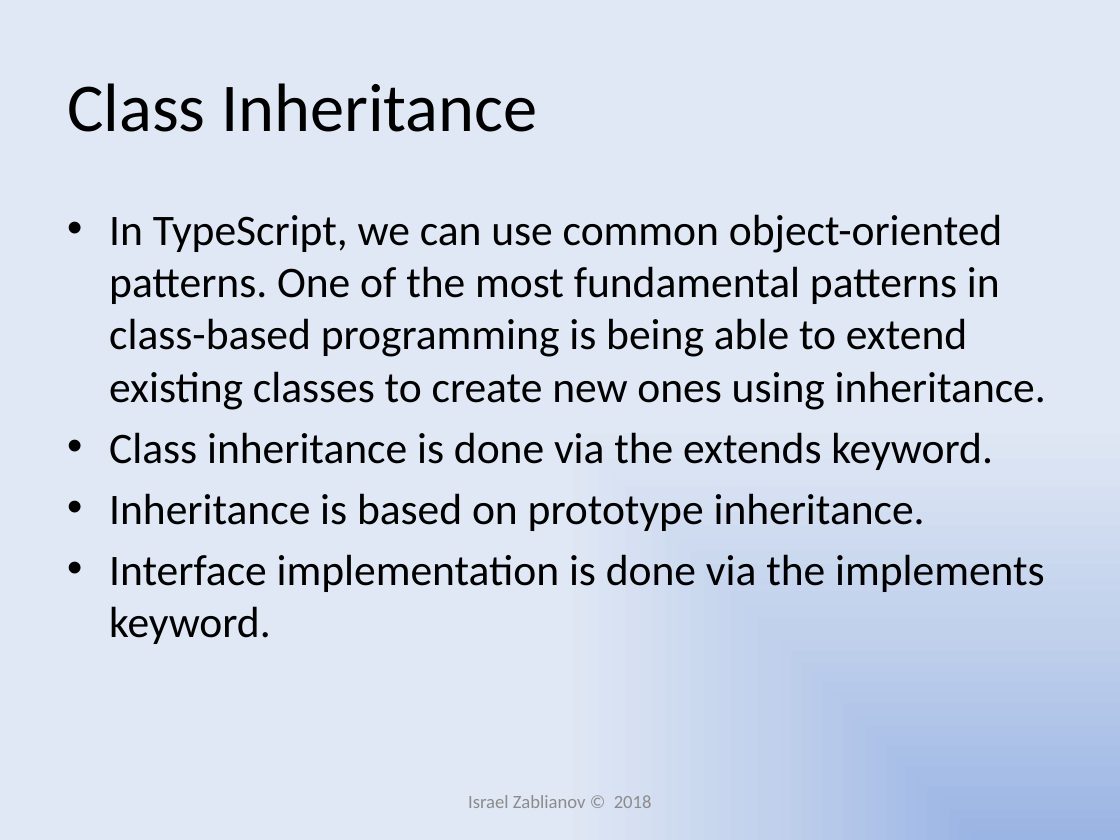
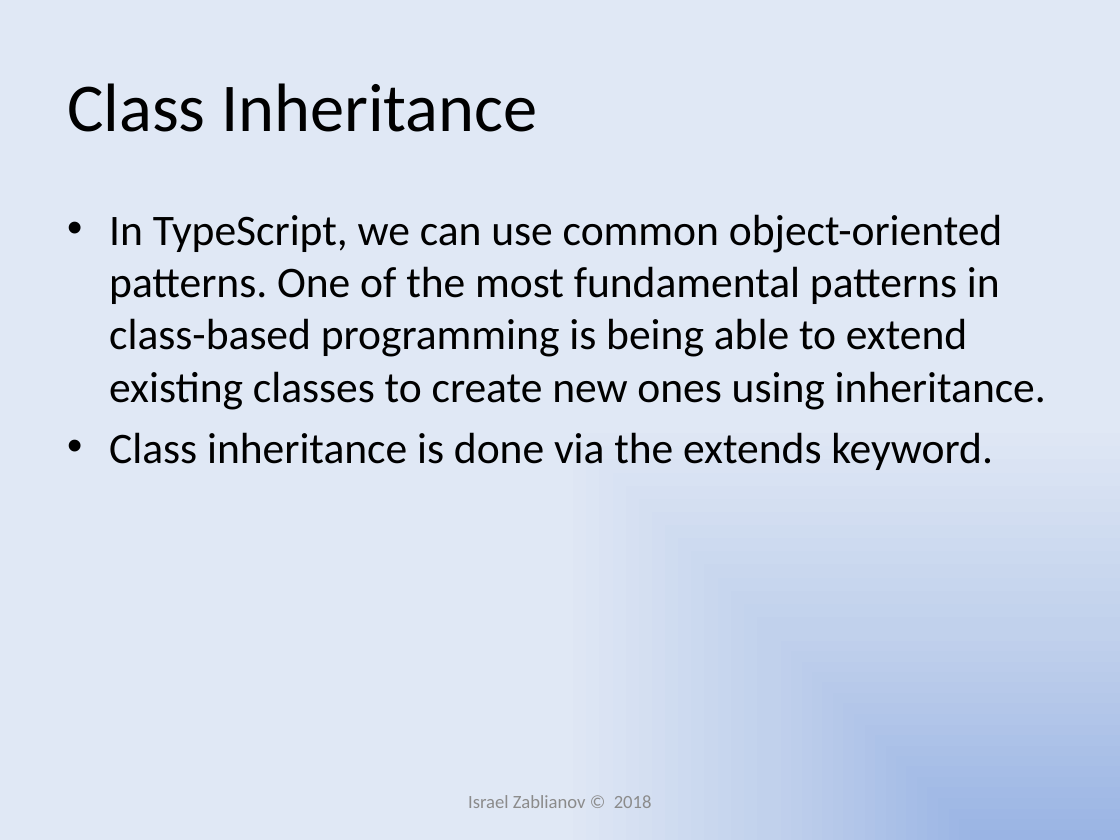
Before and after one commit to IsraelZablianov/TypeScript-Course, a slide deck: slide 15 of Introduction to TypeScript.pptx. Drawn at 1120x840 pixels with LibreOffice and Linux fonts; fonts in the diff are those of the drawing. Boxes give left, top, right and bottom in pixels: in the first picture for what was removed or moved away, otherwise in the second. Text is boxed around its words. In the diff, an @@ line names an element or a change of style, - is before the commit and + after.

```diff
--- a/Introduction to TypeScript.pptx
+++ b/Introduction to TypeScript.pptx
@@ text at <box>109,493,1045,644</box>: paragraphs removed @@
-• Inheritance is based on prototype inheritance.
-• Interface implementation is done via the implements keyword.
```
Also in this commit, not shown: 7 other slides changed.
